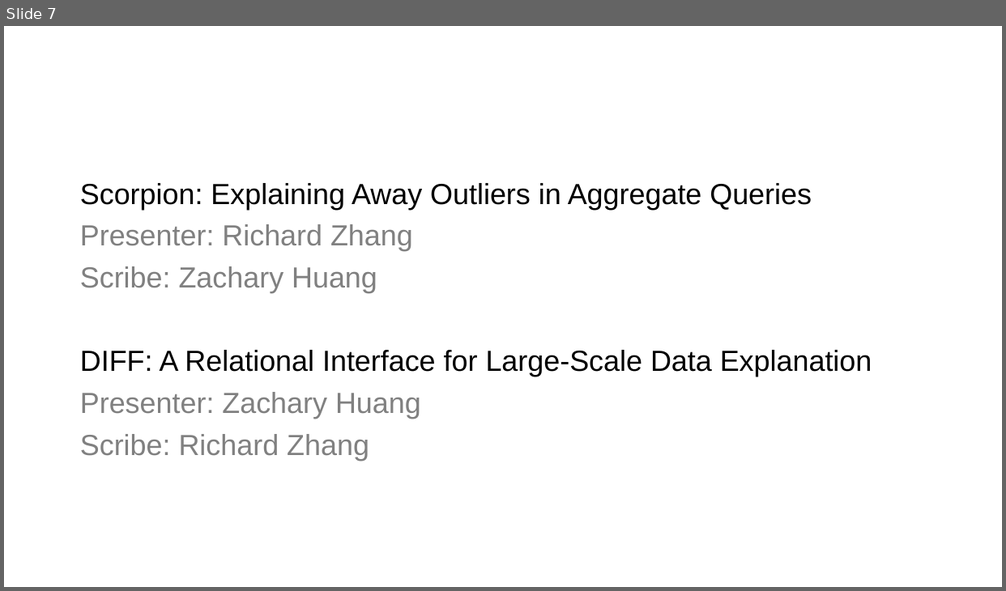
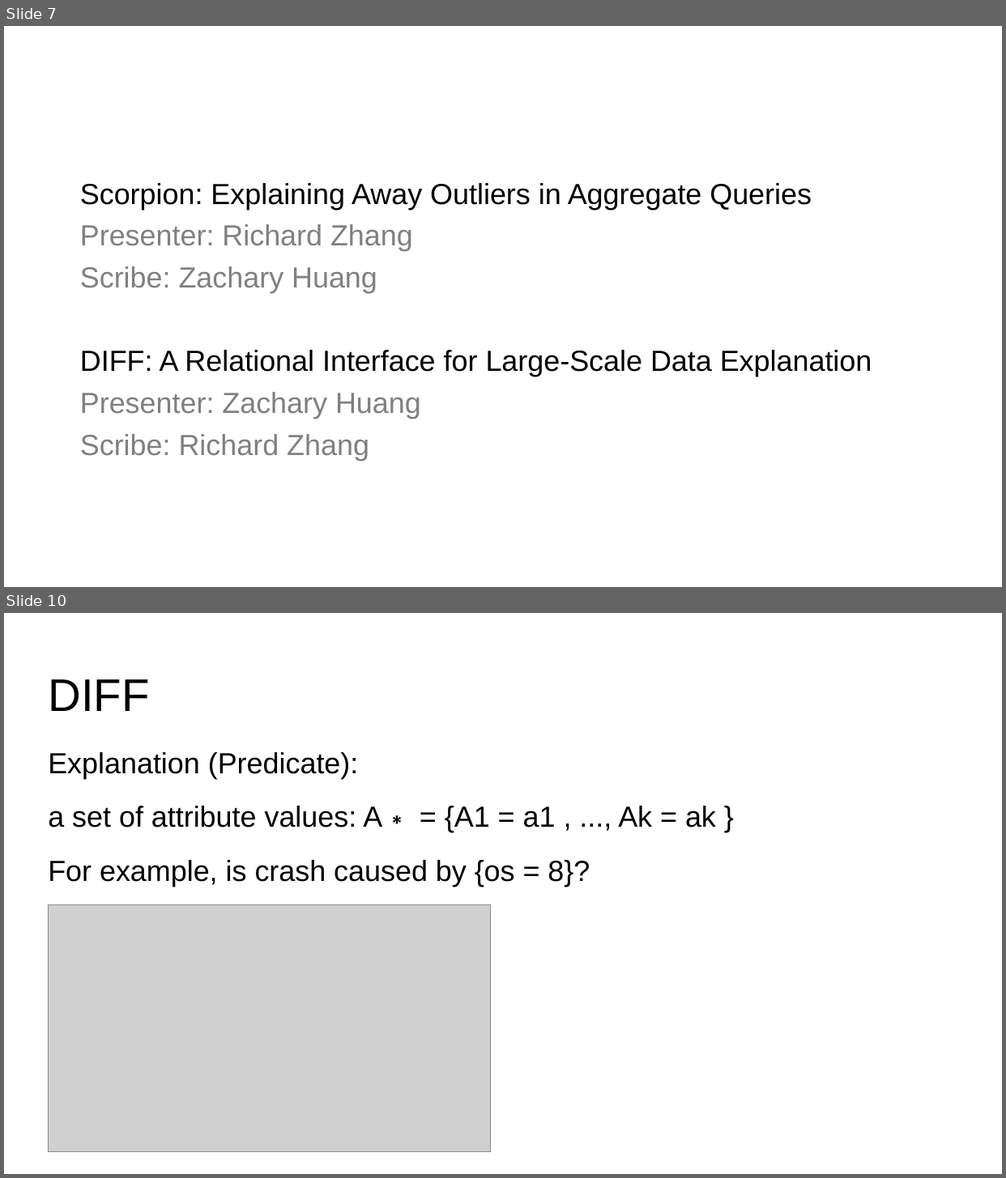
Before and after one commit to columbiaviz/columbiaviz.github.io, a slide deck: 2020s_w6998/lecs/14_explanation.pptx. Shown one above the other, each under a label of ours: slide 7 before the commit, slides 7 and 10 after it; the slides between them are not shown. The pictures are 1006x591 and 1006x1178 pixels, drawn with LibreOffice and Linux fonts; fonts in the diff are those of the drawing; grey boxes stand for pictures. Boxes give left, top, right and bottom in pixels: in the first picture for what was removed or moved away, otherwise in the second. Text is boxed around its words. In the diff, an @@ line names an element or a change of style, - is before the commit and + after.

```diff
--- a/2020s_w6998/lecs/14_explanation.pptx
+++ b/2020s_w6998/lecs/14_explanation.pptx
@@ slide 10 added at (x1=4, y1=613, x2=1002, y2=1174), background #FFFFFF @@
@@ title added at (x1=48, y1=679, x2=149, y2=711), 44 pt, text #000000 @@
+DIFF
@@ text added at (x1=48, y1=752, x2=716, y2=940), 28 pt, text #000000 @@
+Explanation (Predicate):
+a set of attribute values: A∗ = {A1 = a1 , ..., Ak = ak }
+For example, is crash caused by {os = 8}?
+1
@@ picture added at (x1=49, y1=905, x2=491, y2=1152) @@
```
Also in this commit, not shown: 38 other slides added, 1 other file.
